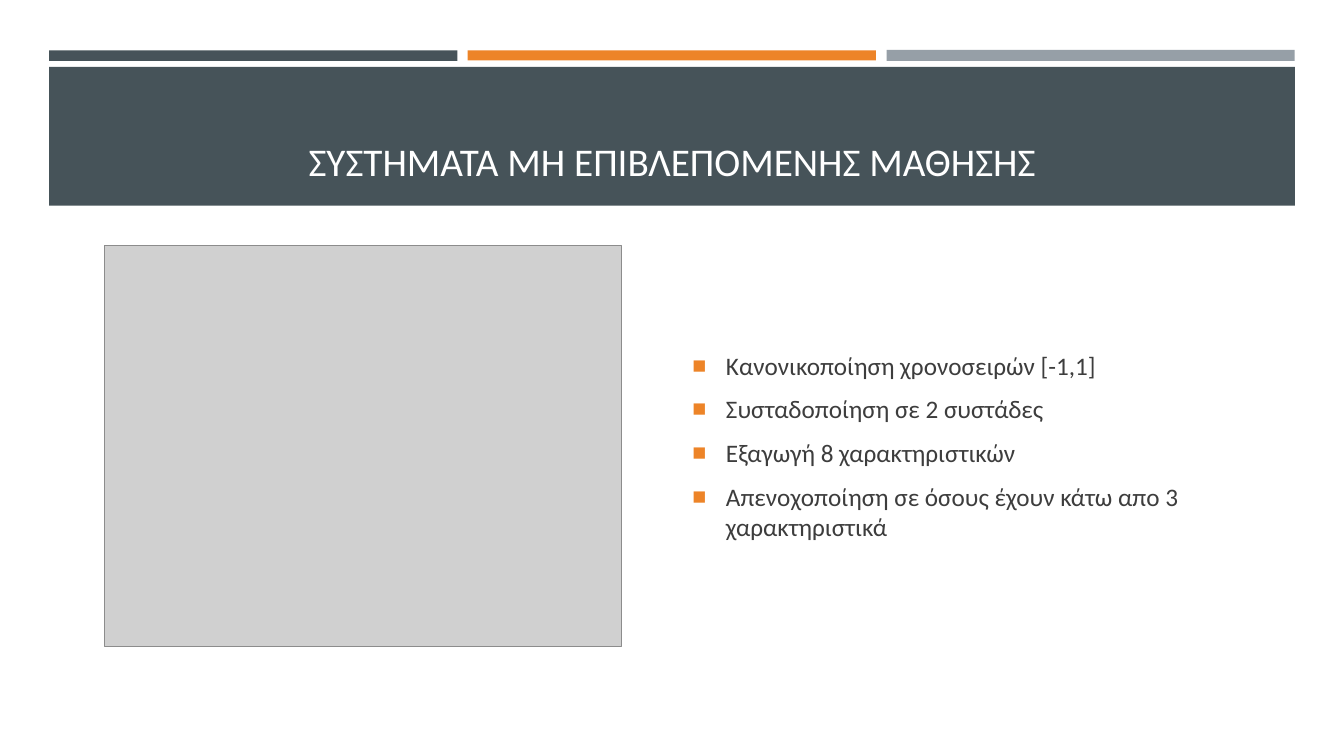
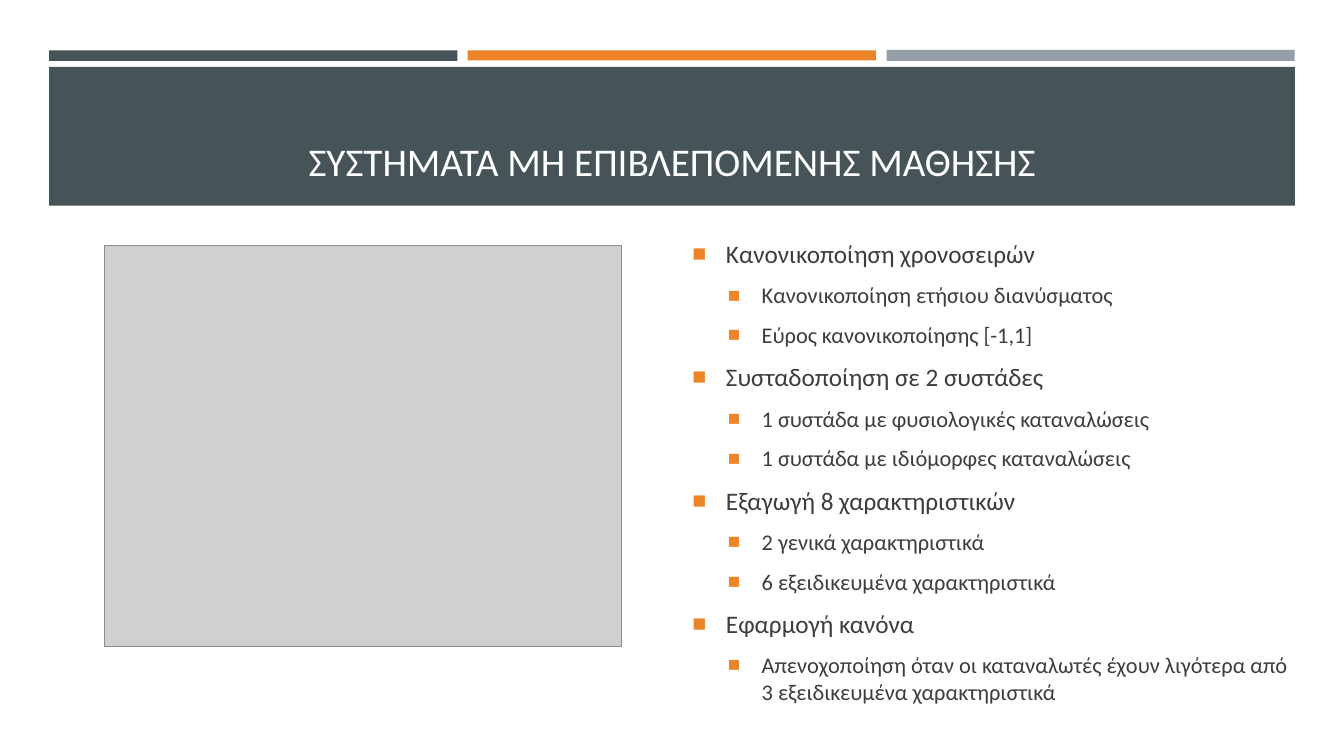
Before and after one commit to thanmitsel/Theft-detection, a slide deck: slide 10 of LateX/Presentation/Ανιχνευση μη τεχνικων απωλειων με συστηματα μηχανικης μαθησης.pptx (slide 8 before the commit). Drawn at 1344x756 pixels with LibreOffice and Linux fonts; fonts in the diff are those of the drawing; grey boxes stand for pictures. Boxes give left, top, right and bottom in pixels: in the first picture for what was removed or moved away, otherwise in the second. Text is boxed around its words. In the diff, an @@ line names an element or a change of style, - is before the commit and + after.

```diff
--- a/LateX/Presentation/Ανιχνευση μη τεχνικων απωλειων με συστηματα μηχανικης μαθησης.pptx
+++ b/LateX/Presentation/Ανιχνευση μη τεχνικων απωλειων με συστηματα μηχανικης μαθησης.pptx
@@ text "Κανονικοποίηση χρονοσειρών": place and size @@
-text "Κανονικοποίηση χρονοσειρών" at <box>726,357,1178,541</box>
+text "Κανονικοποίηση χρονοσειρών" at <box>726,245,1287,704</box>
@@ text at <box>726,245,1113,347</box>: text changed; size 18 to 16 pt @@
-■ Κανονικοποίηση χρονοσειρών [-1,1]
+■ Κανονικοποίηση χρονοσειρών
+  ■ Κανονικοποίηση ετήσιου διανύσματος
+  ■ Εύρος κανονικοποίησης [-1,1]
@@ text at <box>762,411,1149,470</box>: paragraphs added @@
+  ■ 1 συστάδα με φυσιολογικές καταναλώσεις
+  ■ 1 συστάδα με ιδιόμορφες καταναλώσεις
@@ text at <box>726,534,1287,704</box>: text changed; size 18 to 16 pt @@
-■ Απενοχοποίηση σε όσους έχουν κάτω απο 3 χαρακτηριστικά
+  ■ 2 γενικά χαρακτηριστικά
+  ■ 6 εξειδικευμένα χαρακτηριστικά
+■ Εφαρμογή κανόνα
+  ■ Απενοχοποίηση όταν οι καταναλωτές έχουν λιγότερα από 3 εξειδικευμένα χαρακτηριστικά
```
Also in this commit, not shown: 10 other slides changed, 4 slides added, 21 other files.
